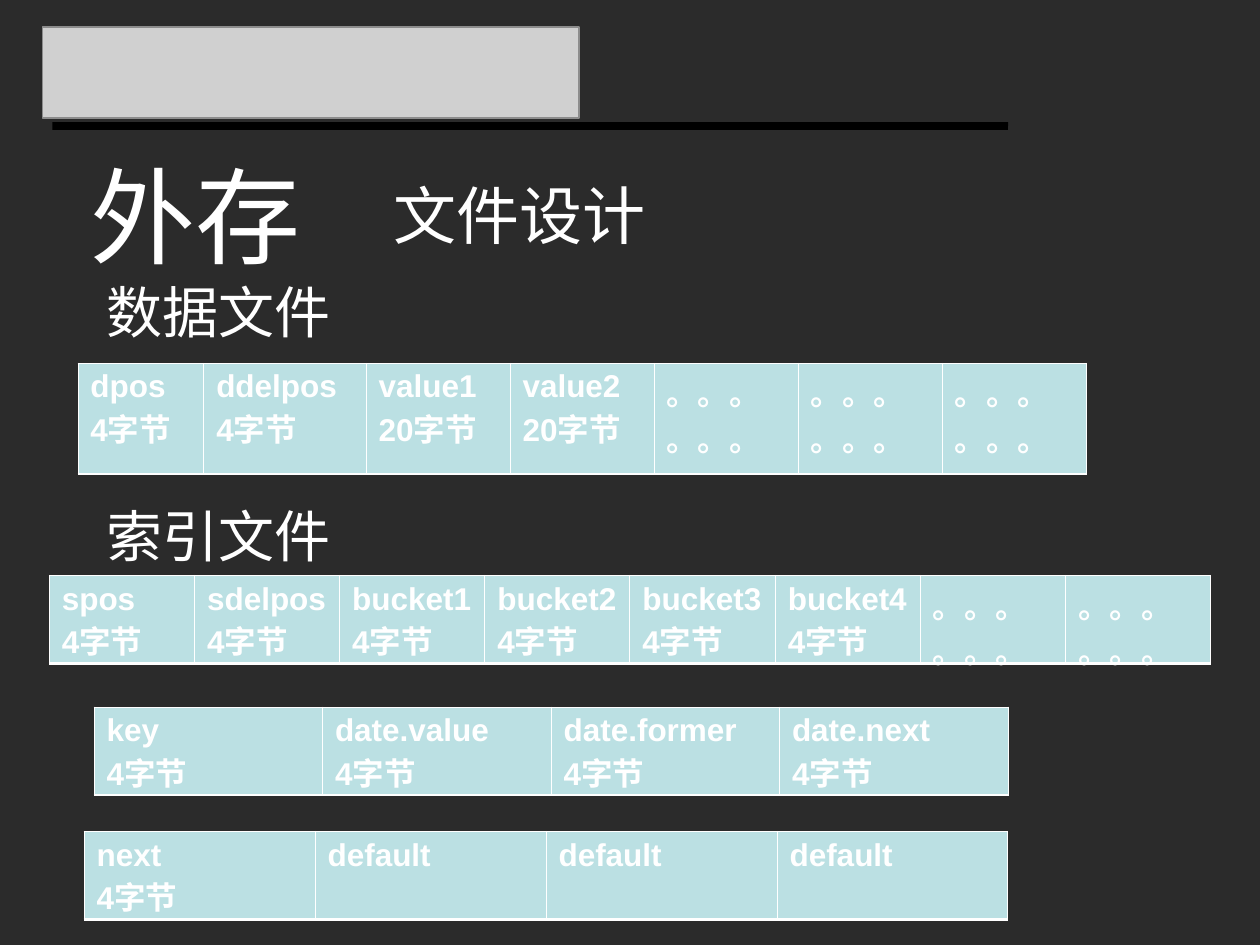
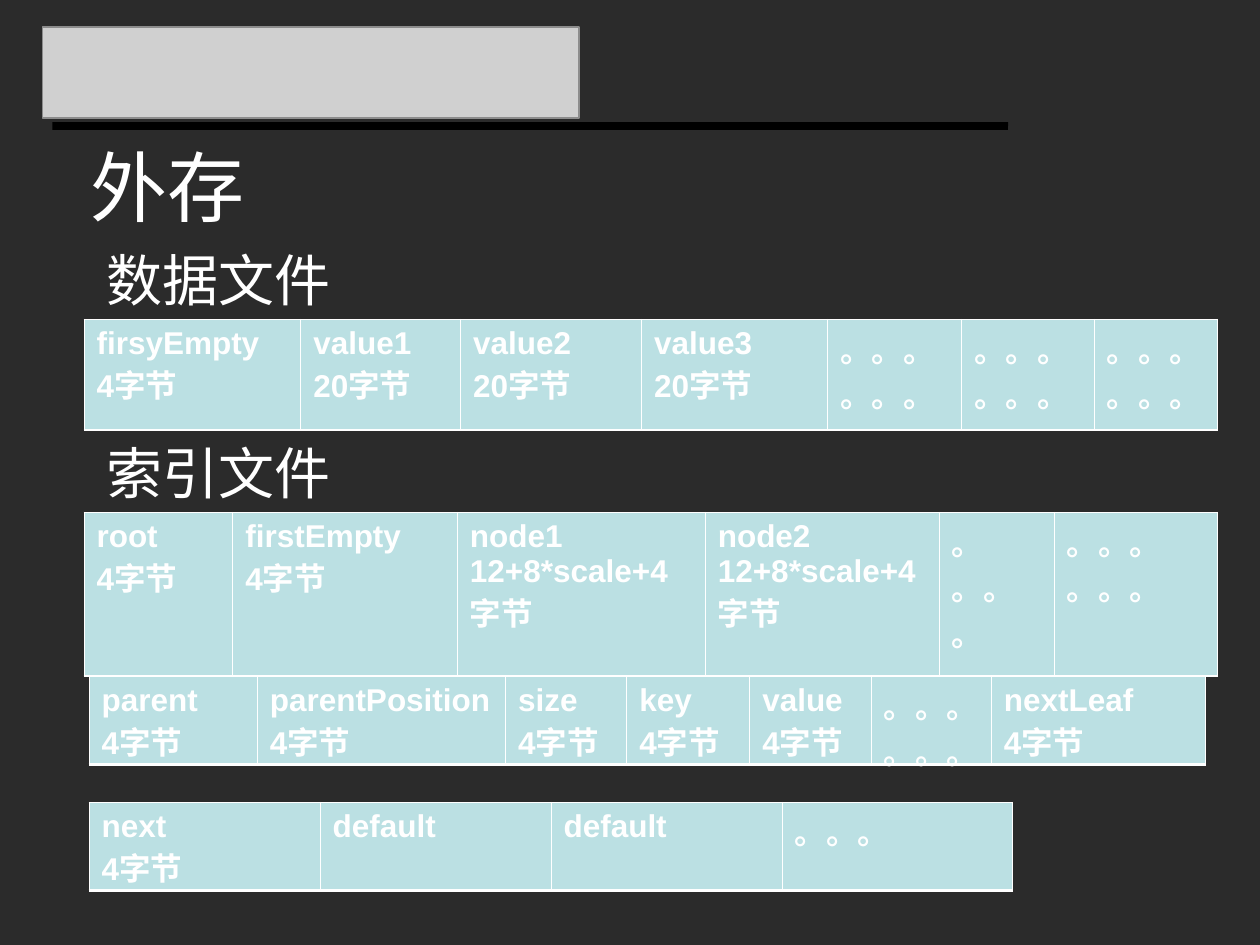
Before and after one commit to Ivanyinfan/Database-2017.7.22, a slide deck: slide 7 of Document/模拟数据库.ppt (slide 6 before the commit). Drawn at 1260x945 pixels with LibreOffice and Linux fonts; fonts in the diff are those of the drawing; grey boxes stand for pictures; background and template pictures are left out; a plain dark background stands for a picture behind light text. Boxes give left, top, right and bottom in pixels: in the first picture for what was removed or moved away, otherwise in the second. Text is boxed around its words. In the diff, an @@ line names an element or a change of style, - is before the commit and + after.

```diff
--- a/Document/模拟数据库.ppt
+++ b/Document/模拟数据库.ppt
@@ text "外存" moved from (x1=90, y1=167, x2=300, y2=265) to (x1=90, y1=151, x2=244, y2=222) @@
@@ text "外存" at (x1=90, y1=151, x2=244, y2=222): size 60 to 44 pt @@
@@ text removed at (x1=393, y1=186, x2=645, y2=244) @@
-文件设计
@@ text "数据文件" moved from (x1=106, y1=285, x2=330, y2=338) to (x1=106, y1=253, x2=330, y2=306) @@
@@ table at (x1=84, y1=319, x2=1218, y2=430) @@
-row 1: dpos / 4字节 | ddelpos / 4字节 | value1 / 20字节 | value2 / 20字节 | 。。。 / 。。。 | 。。。 / 。。。 | 。。。 / 。。。
+row 1: firsyEmpty / 4字节 | value1 / 20字节 | value2 / 20字节 | value3 / 20字节 | 。。。 / 。。。 | 。。。 / 。。。 | 。。。 / 。。。
@@ table resized from (x1=78, y1=363, x2=1085, y2=474) to (x1=84, y1=319, x2=1218, y2=430) @@
@@ text "索引文件" moved from (x1=106, y1=509, x2=330, y2=562) to (x1=106, y1=446, x2=330, y2=499) @@
@@ table at (x1=84, y1=513, x2=1217, y2=777) @@
-column 1: spos / 4字节
-column 2: sdelpos / 4字节
-column 3: bucket1 / 4字节
-column 4: bucket2 / 4字节
-column 5: bucket3 / 4字节
-column 6: bucket4 / 4字节
+column 1: root / 4字节
+column 2: firstEmpty / 4字节
+column 3: node1 / 12+8*scale+4字节
+column 4: node2 / 12+8*scale+4字节
@@ table resized from (x1=49, y1=576, x2=1208, y2=676) to (x1=84, y1=513, x2=1217, y2=777) @@
@@ table added at (x1=89, y1=677, x2=1206, y2=777), 1 rows, 7 columns @@
+parent / 4字节 | parentPosition / 4字节 | size / 4字节 | key / 4字节 | value / 4字节 | 。。。 / 。。。 | nextLeaf / 4字节
@@ table removed at (x1=94, y1=707, x2=1007, y2=795), 1 rows, 4 columns @@
-key / 4字节 | date.value / 4字节 | date.former / 4字节 | date.next / 4字节
@@ table at (x1=89, y1=803, x2=1012, y2=891) @@
-row 1, column 4: default
+row 1, column 4: 。。。
@@ table moved from (x1=84, y1=832, x2=1007, y2=920) to (x1=89, y1=803, x2=1012, y2=891) @@
```
Also in this commit, not shown: 4 other slides changed, 6 slides added, 8 slides removed, 2 other files.
